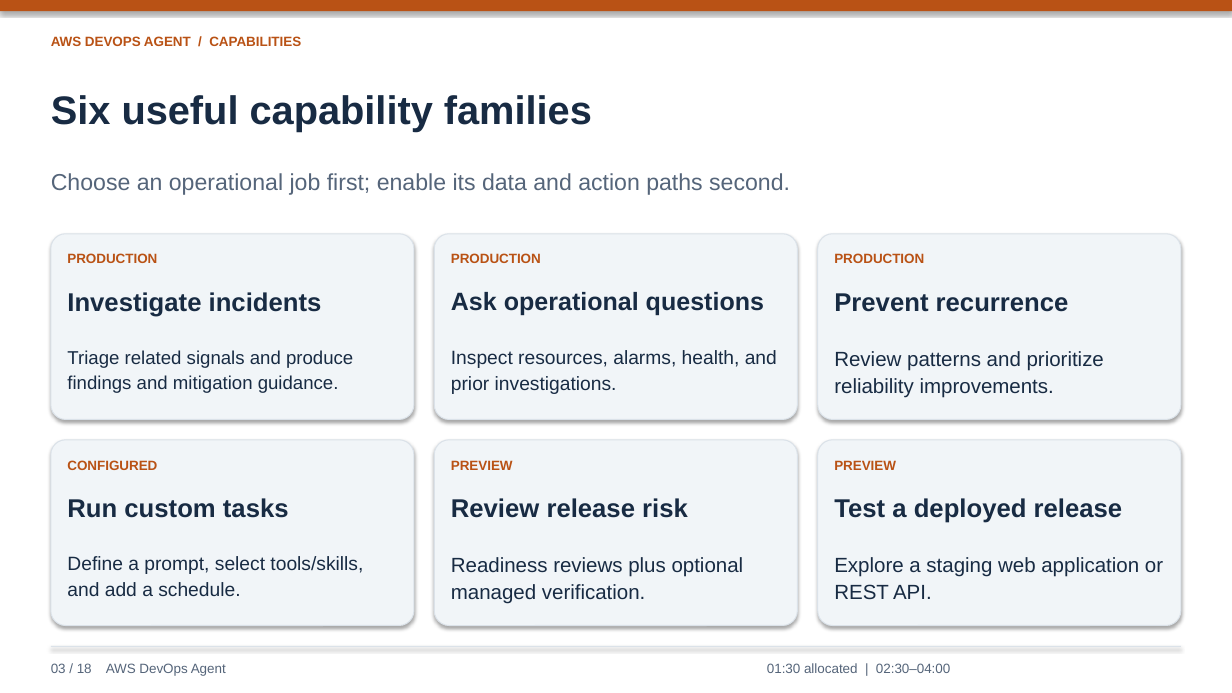
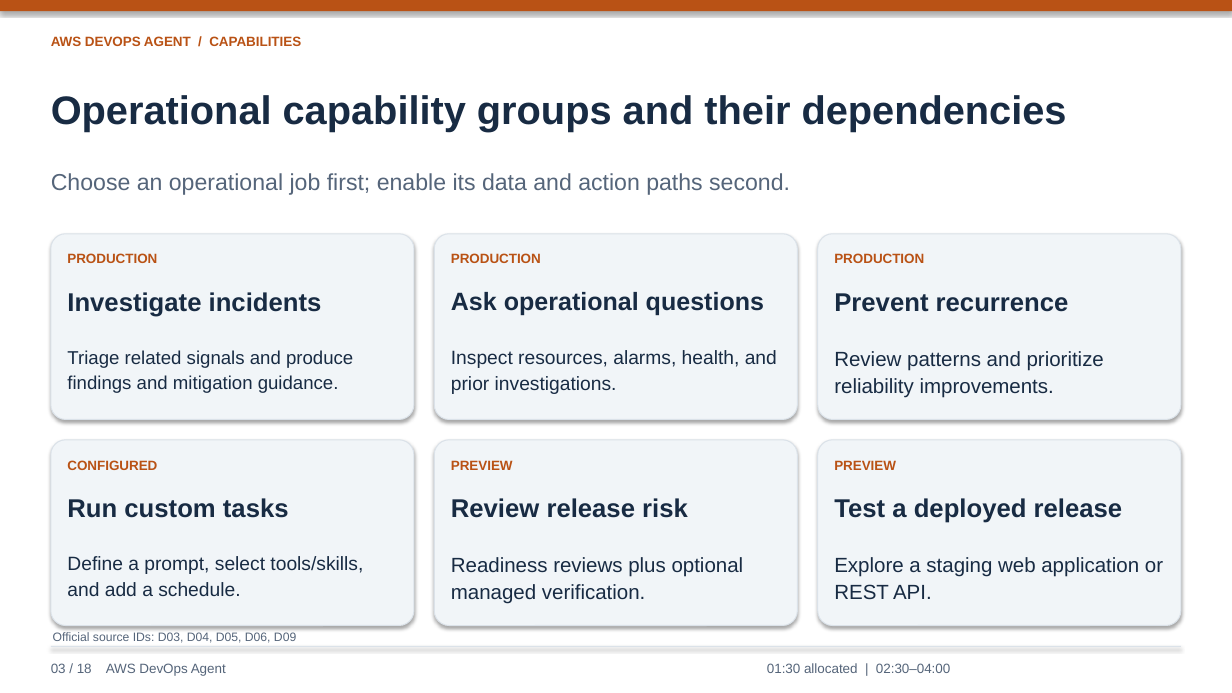
Before and after one commit to lyrel-dev/frontier-agents, a slide deck: slide 3 of presentations/aws-devops-agent-presentation.pptx. Drawn at 1232x693 pixels with LibreOffice and Linux fonts; fonts in the diff are those of the drawing. Boxes give left, top, right and bottom in pixels: in the first picture for what was removed or moved away, otherwise in the second. Text is boxed around its words. In the diff, an @@ line names an element or a change of style, - is before the commit and + after.

```diff
--- a/presentations/aws-devops-agent-presentation.pptx
+++ b/presentations/aws-devops-agent-presentation.pptx
@@ text at [51,95,1067,131]: text changed @@
-Six useful capability families
+Operational capability groups and their dependencies
@@ text added at [53,632,296,643], 9.5 pt, text #55657A @@
+Official source IDs: D03, D04, D05, D06, D09
```
Also in this commit, not shown: 17 other slides changed, 19 slides added.
